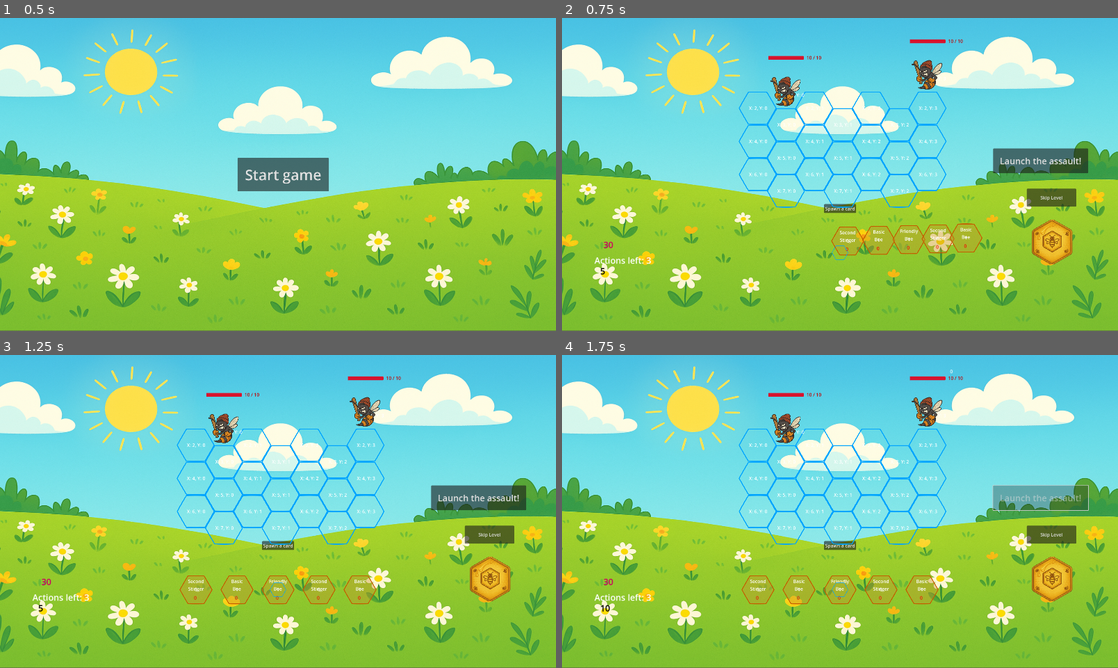
Above: before the commit, frames 1-4 (two rows, left to right).
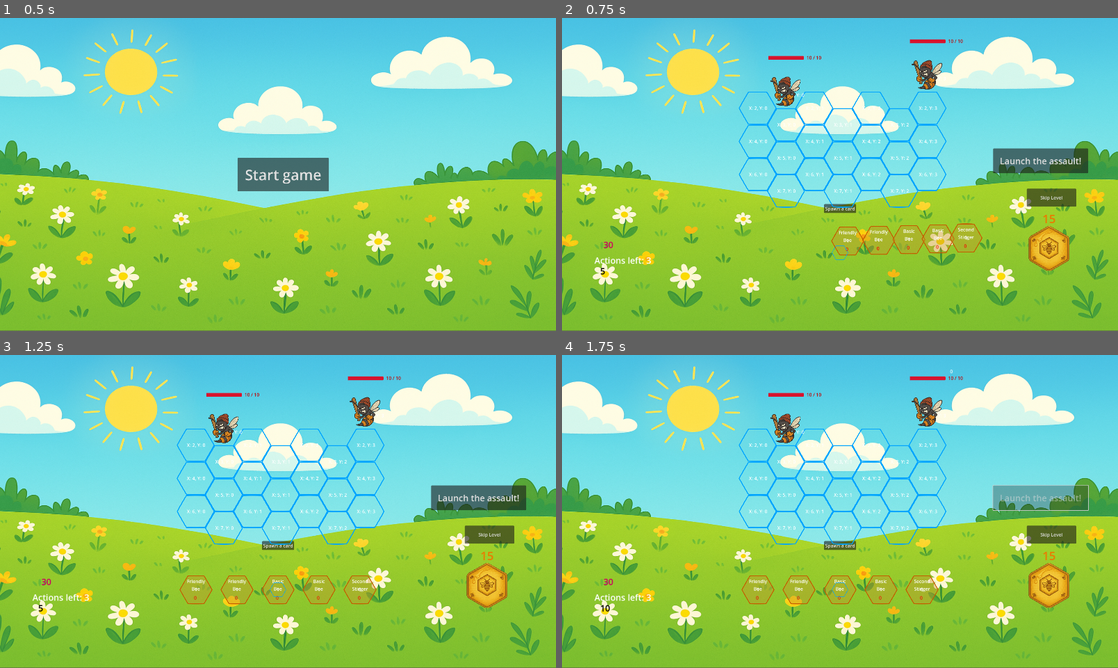
Above: after the commit, the same moments.

Repository: tysia2512/buzzco
Game: Godot game, scene res://scenes/main.tscn
Same seed, same stepped clock (60 frames per second), same inputs: the game is played once before the commit and once after it.
Inputs:
- Up to frame 1 (0.5 s): no input
- Up to frame 2 (0.75 s): click "Start game" at 0.5 s
- Up to frame 3 (1.25 s): no input
- Up to frame 4 (1.75 s): click "Launch the assault!" at 1.25 s

Frame 1 is identical in both runs. In frame 2, 1.0% of the frame differs, in the area x 49-92%, y 62-81%; in frame 3, 1.0%; in frame 4, 1.0%.

Commit message:
Add cards in deck count

Diff:
--- a/scenes/deck_n_hand.tscn
+++ b/scenes/deck_n_hand.tscn
@@ -30,11 +30,21 @@
 metadata/_custom_type_script = "uid://daq7glj8xlc4j"
 
 [node name="Sprite2D" type="Sprite2D" parent="Deck"]
-position = Vector2(548, -7)
 scale = Vector2(0.15, 0.15)
 texture = ExtResource("5_50gwp")
 
 [node name="SpawnPoint" type="Node2D" parent="Deck"]
 position = Vector2(489, -100)
 
+[node name="CardCountLabel" type="Label" parent="Deck"]
+offset_left = -40.0
+offset_top = -130.0
+offset_right = 40.0
+offset_bottom = -75.0
+theme_override_colors/font_color = Color(0.92549, 0.47451, 0, 1)
+theme_override_font_sizes/font_size = 40
+text = "10"
+horizontal_alignment = 1
+vertical_alignment = 1
+
 [connection signal="pressed" from="SpawnCardButton" to="Deck" method="_on_spawn_card_button_pressed"]
--- a/scenes/level_play.tscn
+++ b/scenes/level_play.tscn
@@ -59,9 +59,6 @@
 
 [node name="Deck" parent="CardMovementManager/DeckNHand" index="4"]
 position = Vector2(722, -15)
-
-[node name="Sprite2D" parent="CardMovementManager/DeckNHand/Deck" index="0"]
-position = Vector2(10.8, -23)
 
 [node name="SpawnPoint" parent="CardMovementManager/DeckNHand/Deck" index="1"]
 position = Vector2(-48.2, -116)
--- a/scripts/deck.gd
+++ b/scripts/deck.gd
@@ -4,12 +4,13 @@
 @onready var friendly_bee_card_scene: PackedScene = preload("res://scenes/friendly_bee_card.tscn")
 @onready var second_stinger_card_scene: PackedScene = preload("res://scenes/second_stinger_card.tscn")
 
-@export var basic_bee_card_count: int = 4
-@export var friendly_bee_card_count: int = 3
-@export var second_stinger_card_count: int = 2
+@export var basic_bee_card_count: int = 10
+@export var friendly_bee_card_count: int = 6
+@export var second_stinger_card_count: int = 4
 
 @onready var hand_spawn_point: CardSpawnPoint = $"../CardSpawnPoint"
 @onready var card_spawn_point: Node2D = $SpawnPoint
+@onready var _card_count_label: Label = $CardCountLabel
 
 var _deck = []
 
@@ -24,6 +25,9 @@
 		_deck.append(second_stinger_card_scene)
 
 	_deck.shuffle()
+	_update_label()
+
+	print("GLOBAL position: ", global_position)
 
 func _on_spawn_card_button_pressed() -> void:
 	_deal_card()
@@ -34,7 +38,14 @@
 		var card = card_scene.instantiate()
 
 		await hand_spawn_point.spawn_card(card, card_spawn_point.global_position)
+	_update_label()
 
 func deal_cards(cnt: int):
 	for i in range(cnt):
 		_deal_card()
+
+func get_cards_in_deck_count() -> int:
+	return _deck.size()
+
+func _update_label() -> void:
+	_card_count_label.text = str(get_cards_in_deck_count())
